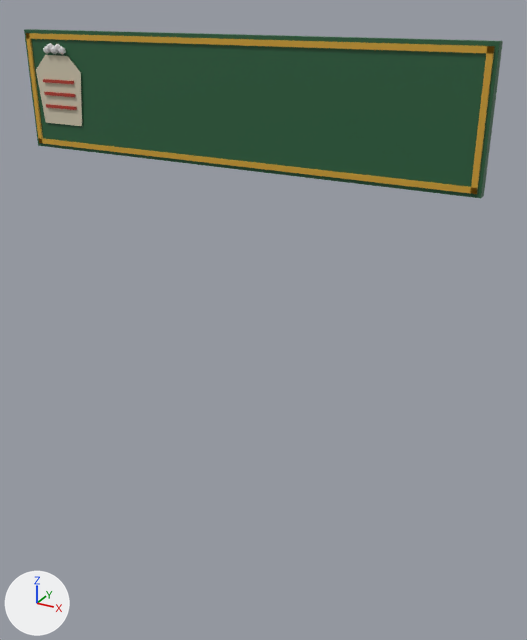
An edit to the glTF model assets/models/nha_rap/bang/bang_tap_hoa_thu_ha_32.glb, drawn before and after from the same camera.
Before and after are seen from a 50 mm lens placed at (3.77, -3.6, 3.44), pointed at (1.88, -0.16, 1.72). Every picture has the same lights, and +X, +Y and +Z are marked at lower left. The older version comes first. Vertices at exactly the same position are counted once.

The older version as bpy lines, for what is in view:
```python
me_hop_008 = bpy.data.meshes.new('hop.008')
me_hop_008.from_pydata(...)  # 122 vertices, 200 faces; spans x 0.18..3.03, y -0.14..-0.04, z 2.57..3.27
me_hop_008.materials.append(mat_pho_mausac)
ob_bang_tap_hoa_thu_ha_32 = bpy.data.objects.new('bang_tap_hoa_thu_ha_32', me_hop_008)
ob_bang_tap_hoa_thu_ha_32.location = (0.0, 0.0, 0.0)
```
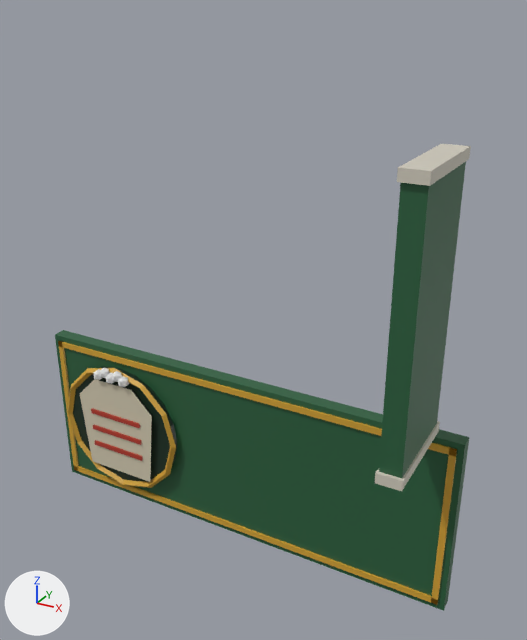
What differs and where, as boxes (x1, y1, x2, y2) in the pictures (527 x 640 px; the box of a moved part takes in the faces that stretch with it):
'bang_tap_hoa_thu_ha_32', reshaped (13% narrower, 175% taller): before (24, 29, 503, 198); after (55, 144, 471, 611)
part 1 of me_hop_008, added (green): after (55, 330, 469, 611)
part 2 of me_hop_008, moved or reshaped: before (26, 33, 495, 194); after (58, 341, 457, 605)
part 3 of me_hop_008, added: after (73, 366, 177, 482)
part 4 of me_hop_008, moved or reshaped: before (36, 55, 82, 126); after (80, 379, 152, 482)
part 5 of me_hop_008, added: after (95, 440, 143, 461)
part 6 of me_hop_008, added: after (93, 425, 141, 445)
part 7 of me_hop_008, added: after (91, 409, 140, 428)
part 8 of me_hop_008, added: after (93, 369, 102, 380)
part 9 of me_hop_008, added: after (99, 368, 109, 378)
part 10 of me_hop_008, added: after (105, 373, 115, 384)
part 11 of me_hop_008, added: after (111, 371, 122, 382)
part 12 of me_hop_008, added: after (118, 376, 129, 387)
part 13 of me_hop_008, added (green): after (379, 162, 466, 478)
part 14 of me_hop_008, added: after (397, 144, 471, 186)
part 15 of me_hop_008, added: after (375, 421, 440, 491)
part 16 of me_hop_008, added: after (68, 368, 176, 488)
part 17 of me_hop_008, deleted (green): before (24, 29, 503, 198)

Diff of the bpy script that builds the scene:
```diff
--- a/assets/models/nha_rap/bang/bang_tap_hoa_thu_ha_32.glb.py
+++ b/assets/models/nha_rap/bang/bang_tap_hoa_thu_ha_32.glb.py
@@ me_hop_008 @@
 # used by ob_bang_tap_hoa_thu_ha_32; location = (0.0, 0.0, 0.0)
-me_hop_008.from_pydata(...)  # 122 vertices, 200 faces; spans x 0.18..3.03, y -0.14..-0.04, z 2.57..3.27
+me_hop_008.from_pydata(...)  # 250 vertices, 432 faces; spans x 0.1..3.1, y -0.72..0.0, z 0.0..2.81
+# me_hop_008 part 1: a new loose piece, a box spanning x 0.1..3.1, y -0.09..0.0, z 0.0..1.2, in mat_pho_mausac
+# me_hop_008 part 2: the loose piece of 24 vertices spanning x 0.2..3.01, y -0.11..-0.04, z 2.59..3.25 is scaled about its middle by (1.04, 1.49, 1.71), then moved by (0.0, 0.02, -2.32)
+# me_hop_008 part 3: a new loose piece, a 20-sided cylinder along y spanning x 0.21..1.15, y -0.135..-0.085, z 0.13..1.07, in mat_pho_mausac
+# me_hop_008 part 4: the loose piece of 6 vertices spanning x 0.25..0.61, y -0.11, z 2.72..3.13 is scaled about its middle by (1.8, 1, 1.8), then moved by (0.25, -0.06, -2.31)
+# me_hop_008 part 5: a new loose piece, a box spanning x 0.464..0.896, y -0.182..-0.17, z 0.422..0.454, in mat_pho_mausac
+# me_hop_008 part 6: a new loose piece, a box spanning x 0.464..0.896, y -0.182..-0.17, z 0.557..0.589, in mat_pho_mausac
+# me_hop_008 part 7: a new loose piece, a box spanning x 0.464..0.896, y -0.182..-0.17, z 0.692..0.724, in mat_pho_mausac
+# me_hop_008 part 8: a new loose piece, an icosphere of 20 faces spanning x 0.533..0.611, y -0.217..-0.143, z 0.989..1.075, in mat_pho_mausac
+# me_hop_008 part 9: a new loose piece, an icosphere of 20 faces spanning x 0.587..0.665, y -0.217..-0.143, z 1.016..1.102, in mat_pho_mausac
+# me_hop_008 part 10: a new loose piece, an icosphere of 20 faces spanning x 0.641..0.719, y -0.217..-0.143, z 0.989..1.075, in mat_pho_mausac
+# me_hop_008 part 11: a new loose piece, an icosphere of 20 faces spanning x 0.695..0.773, y -0.217..-0.143, z 1.016..1.102, in mat_pho_mausac
+# me_hop_008 part 12: a new loose piece, an icosphere of 20 faces spanning x 0.749..0.827, y -0.217..-0.143, z 0.989..1.075, in mat_pho_mausac
+# me_hop_008 part 13: a new loose piece, a box spanning x 2.82..2.94, y -0.7..-0.12, z 1.28..2.78, in mat_pho_mausac
+# me_hop_008 part 14: a new loose piece, a box spanning x 2.81..2.95, y -0.72..-0.1, z 2.75..2.81, in mat_pho_mausac
+# me_hop_008 part 15: a new loose piece, a box spanning x 2.81..2.95, y -0.72..-0.1, z 1.25..1.31, in mat_pho_mausac
+# me_hop_008 part 16: a new loose piece of 48 vertices spanning x 0.19..1.17, y -0.17..-0.11, z 0.11..1.1, in mat_pho_mausac
+# me_hop_008 part 17: 9 loose pieces with 92 vertices, spanning x 0.18..3.03, y -0.14..-0.04, z 2.57..3.27, are deleted
+# other edits to the shape of me_hop_008 do not show in these pictures
 me_hop_008.materials.append(mat_pho_mausac)
```
